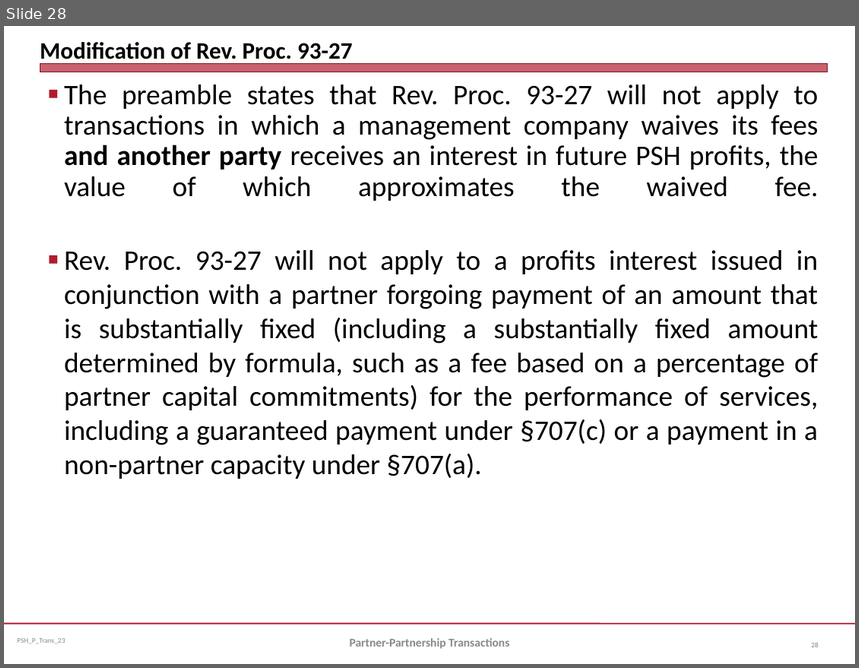
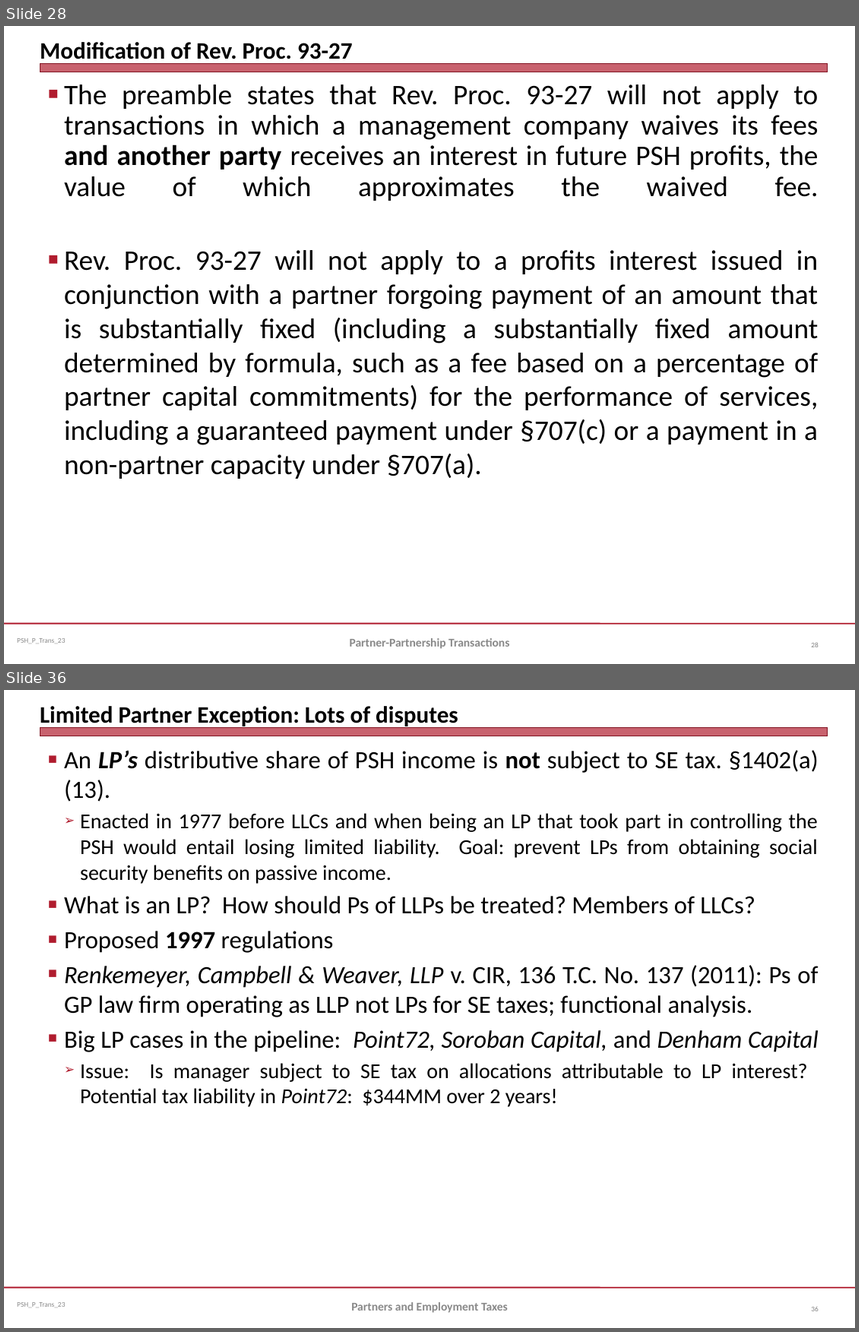
Before and after one commit to jmc877/Partnership-Tax, a slide deck: slides/PSH_P_Trans_23.pptx. Shown one above the other, each under a label of ours: slide 28 before the commit, slides 28 and 36 after it; the slides between them are not shown. The pictures are 859x668 and 859x1332 pixels, drawn with LibreOffice and Linux fonts; fonts in the diff are those of the drawing. Boxes give left, top, right and bottom in pixels: in the first picture for what was removed or moved away, otherwise in the second. Text is boxed around its words. In the diff, an @@ line names an element or a change of style, - is before the commit and + after.

```diff
--- a/slides/PSH_P_Trans_23.pptx
+++ b/slides/PSH_P_Trans_23.pptx
@@ slide 36 added at <box>4,690,855,1328</box>, background #FFFFFF; not listed: 3 template elements that a slide beside it also shows @@
@@ title added at <box>40,706,458,729</box>, 20 pt, text #000000, bold @@
+Limited Partner Exception: Lots of disputes
@@ text added at <box>64,750,819,1107</box>, 21 pt, text #000000 @@
+■ An LP’s distributive share of PSH income is not subject to SE tax. §1402(a)(13).
+  ➢ Enacted in 1977 before LLCs and when being an LP that took part in controlling the PSH would entail losing limited liability. Goal: prevent LPs from obtaining social security benefits on passive income.
+■ What is an LP? How should Ps of LLPs be treated? Members of LLCs?
+■ Proposed 1997 regulations
+■ Renkemeyer, Campbell & Weaver, LLP v. CIR, 136 T.C. No. 137 (2011): Ps of GP law firm operating as LLP not LPs for SE taxes; functional analysis.
+■ Big LP cases in the pipeline: Point72, Soroban Capital, and Denham Capital
+  ➢ Issue: Is manager subject to SE tax on allocations attributable to LP interest? Potential tax liability in Point72: $344MM over 2 years!
@@ text added at <box>351,1303,508,1313</box>, 10 pt, text #898989, bold @@
+Partners and Employment Taxes
@@ page number added at <box>811,1307,818,1312</box>, 6 pt, text #808080 @@
+36
```
Also in this commit, not shown: 8 other slides added, 1 other file.
